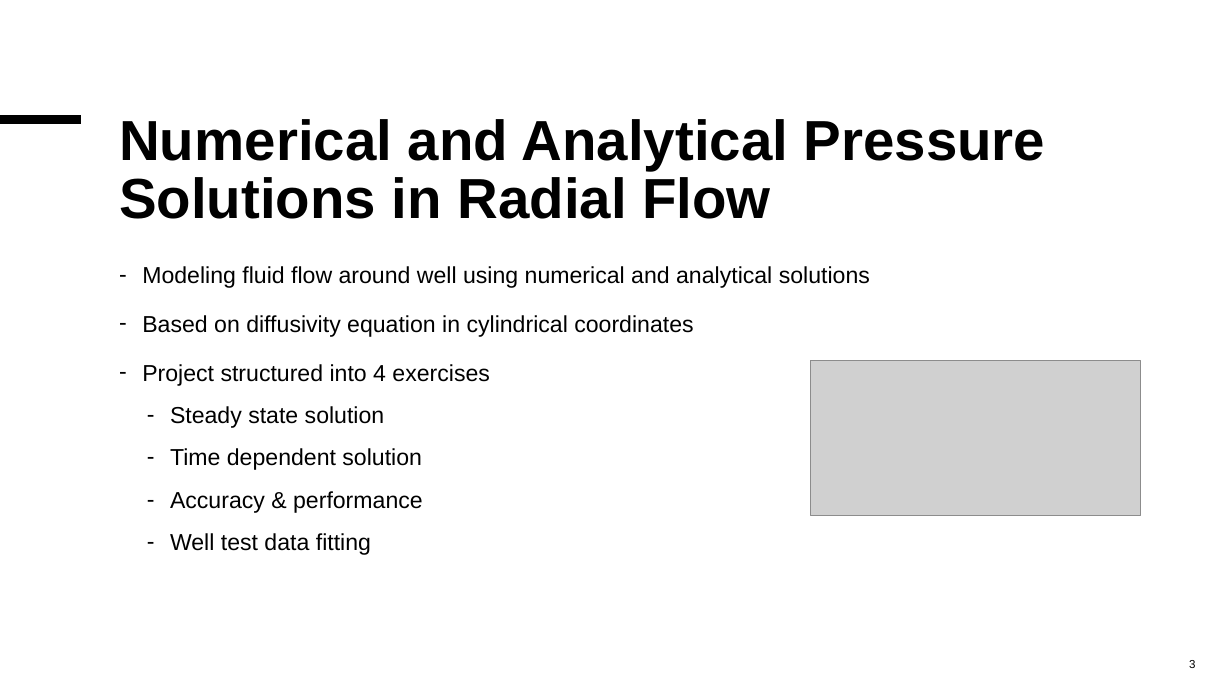
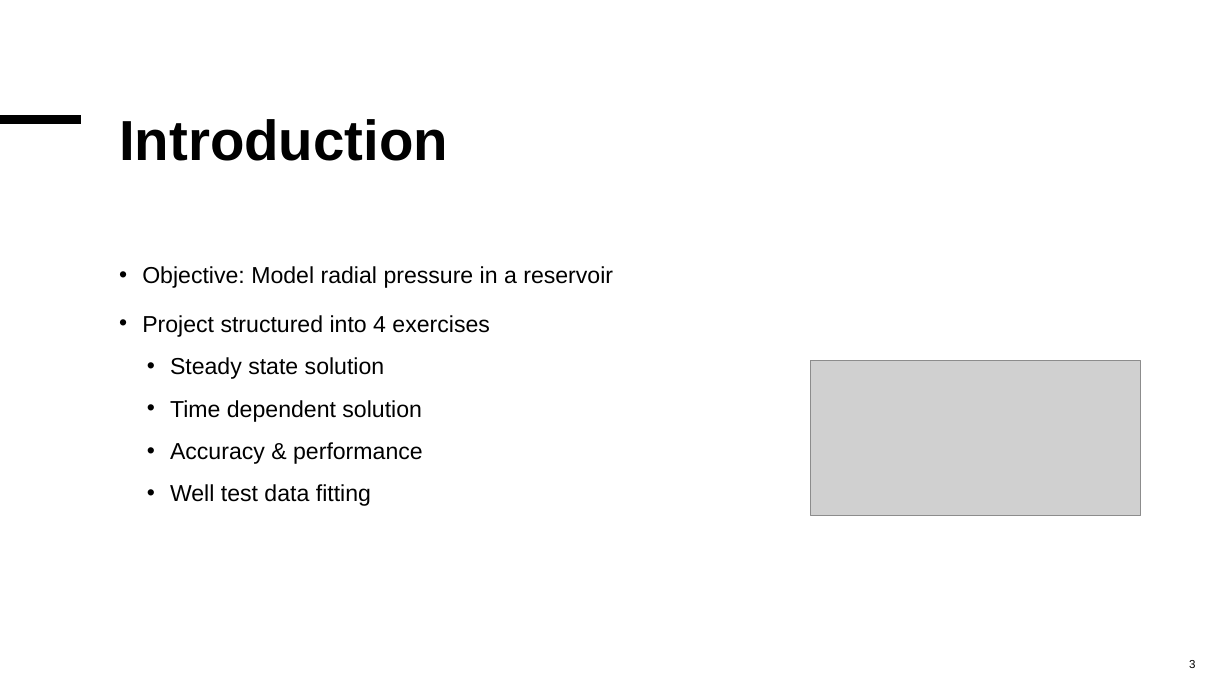
Before and after one commit to MalleBallen/Torgrim-og-Malvin-Gruppeprosjekt, a slide deck: slide 3 of project2/Project 2 Can you hear a reservoir.pptx. Drawn at 1232x693 pixels with LibreOffice and Linux fonts; fonts in the diff are those of the drawing; grey boxes stand for pictures. Boxes give left, top, right and bottom in pixels: in the first picture for what was removed or moved away, otherwise in the second. Text is boxed around its words. In the diff, an @@ line names an element or a change of style, - is before the commit and + after.

```diff
--- a/project2/Project 2 Can you hear a reservoir.pptx
+++ b/project2/Project 2 Can you hear a reservoir.pptx
@@ title at bbox=[119, 119, 448, 161]: text changed @@
-Numerical and Analytical Pressure Solutions in Radial Flow
+Introduction
@@ text at bbox=[142, 266, 613, 288]: text changed @@
-– Modeling fluid flow around well using numerical and analytical solutions
-– Based on diffusivity equation in cylindrical coordinates
+• Objective: Model radial pressure in a reservoir
@@ text at bbox=[142, 315, 490, 506]: bullet - to • @@
```
Also in this commit, not shown: 10 other slides changed, 1 slide added.
